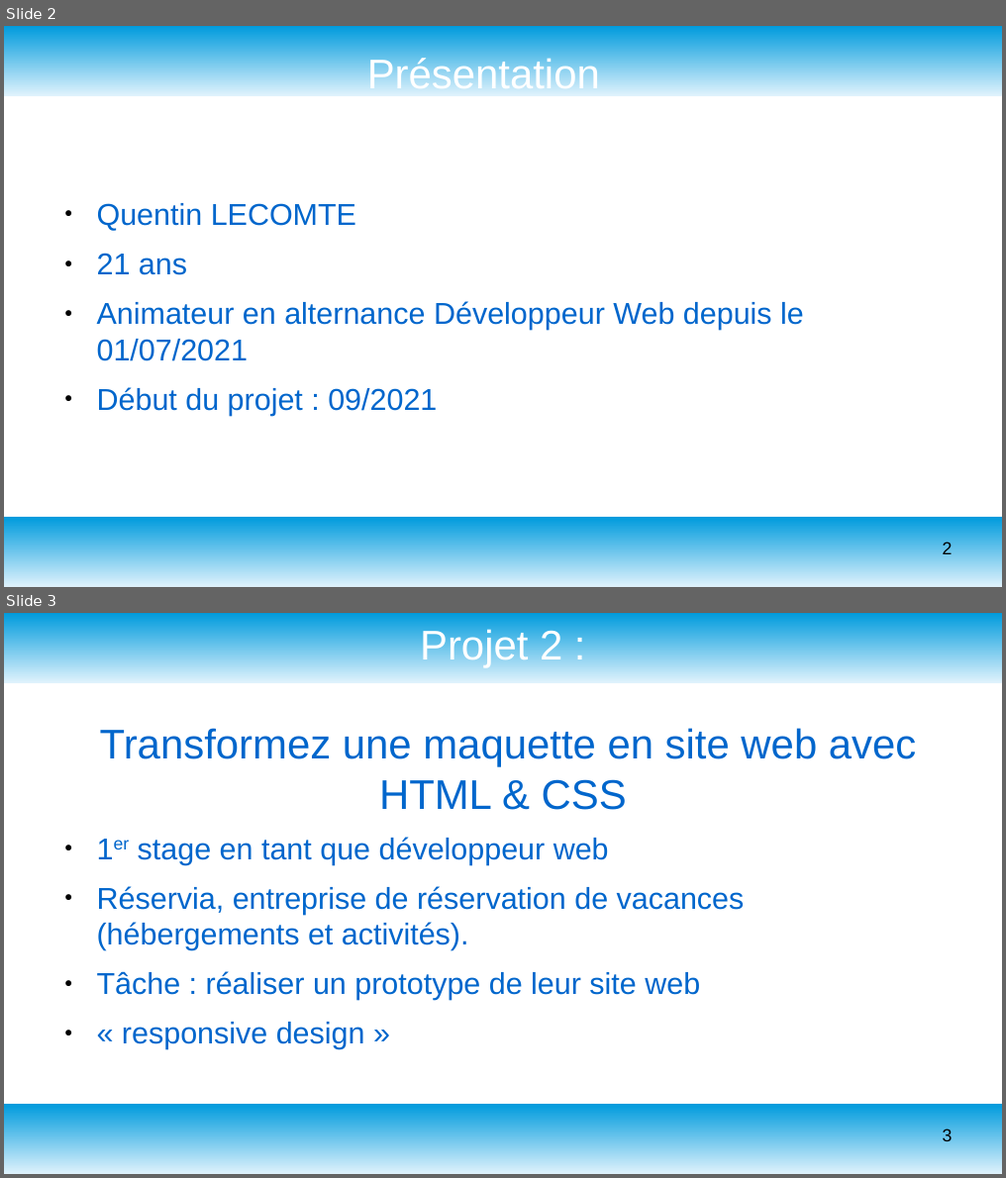
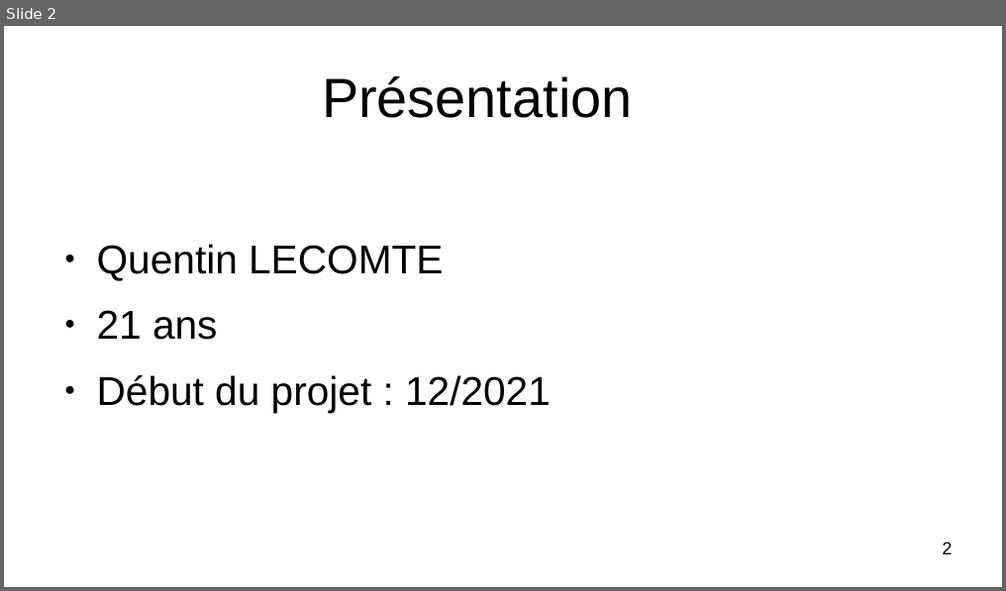
Before and after one commit to Quentin1232/quentinlecomte_3_07022022, a slide deck: Soutenance projet 3.odp. Shown one above the other, each under a label of ours: slides 2 and 3 before the commit, slide 2 after it. The pictures are 1006x1178 and 1006x591 pixels, drawn with LibreOffice and Linux fonts; fonts in the diff are those of the drawing. Boxes give left, top, right and bottom in pixels: in the first picture for what was removed or moved away, otherwise in the second. Text is boxed around its words. In the diff, an @@ line names an element or a change of style, - is before the commit and + after.

```diff
--- a/Soutenance projet 3.odp
+++ b/Soutenance projet 3.odp
@@ slide 3 removed at bbox=[4, 613, 1002, 1174], background #FFFFFF; not listed: 2 template elements that a slide beside it also shows @@
@@ title removed at bbox=[100, 626, 916, 810] @@
-Projet 2 :
-Transformez une maquette en site web avec HTML & CSS
@@ text removed at bbox=[97, 837, 745, 1050] @@
-● 1er stage en tant que développeur web
-● Réservia, entreprise de réservation de vacances (hébergements et activités).
-● Tâche : réaliser un prototype de leur site web
-● « responsive design »
@@ page number removed at bbox=[943, 1129, 952, 1146] @@
-3
@@ slide 2 changed as well @@
@@ rectangle removed at bbox=[4, 26, 1002, 95] @@
@@ title "Présentation" at bbox=[322, 76, 632, 118]: size 33 to 44 pt, text colour #FFFFFF to #000000 @@
@@ text "Quentin LECOMTE": place and size @@
-text "Quentin LECOMTE" at bbox=[97, 203, 804, 416]
+text "Quentin LECOMTE" at bbox=[97, 244, 550, 413]
@@ text at bbox=[97, 244, 443, 340]: size 24 to 32 pt, text colour #0066CC to #000000 in "Quentin LECOMTE", "21 ans"; more space between paragraphs @@
@@ text at bbox=[97, 375, 550, 413]: text changed; size 24 to 32 pt; text colour #0066CC to #000000 @@
-● Animateur en alternance Développeur Web depuis le 01/07/2021
-● Début du projet : 09/2021
+● Début du projet : 12/2021
@@ rectangle removed at bbox=[4, 518, 1002, 587] @@
```
Also in this commit, not shown: 4 other slides changed, 7 slides added, 5 other slides removed, 22 other files.
